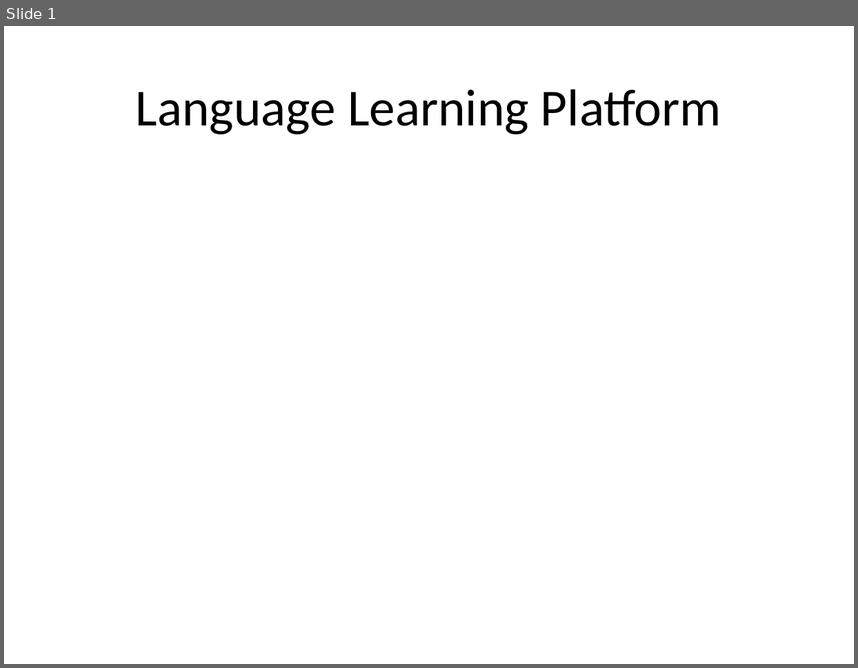
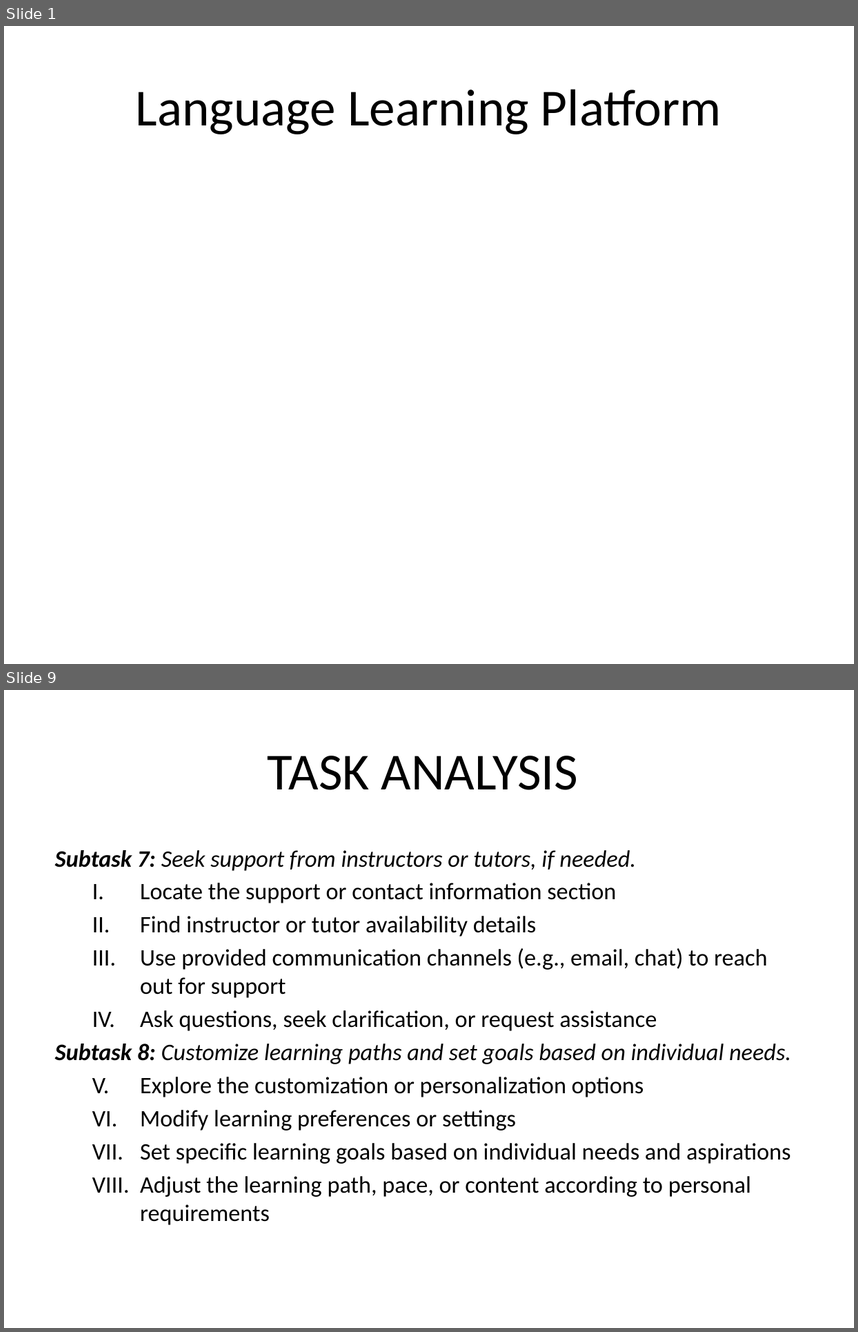
Before and after one commit to VictorMK22/PixelPioneers, a slide deck: Presentation1.pptx. Shown one above the other, each under a label of ours: slide 1 before the commit, slides 1 and 9 after it; the slides between them are not shown. The pictures are 858x668 and 858x1332 pixels, drawn with LibreOffice and Linux fonts; fonts in the diff are those of the drawing. Boxes give left, top, right and bottom in pixels: in the first picture for what was removed or moved away, otherwise in the second. Text is boxed around its words. In the diff, an @@ line names an element or a change of style, - is before the commit and + after.

```diff
--- a/Presentation1.pptx
+++ b/Presentation1.pptx
@@ slide 9 added at [4,690,854,1328], background #FFFFFF @@
@@ title added at [268,756,578,790], 44 pt, text #000000 @@
+TASK ANALYSIS
@@ text added at [55,850,791,1225], 20 pt, text #000000 @@
+Subtask 7: Seek support from instructors or tutors, if needed.
+  I. Locate the support or contact information section
+  II. Find instructor or tutor availability details
+  III. Use provided communication channels (e.g., email, chat) to reach out for support
+  IV. Ask questions, seek clarification, or request assistance
+Subtask 8: Customize learning paths and set goals based on individual needs.
+  I. Explore the customization or personalization options
+  II. Modify learning preferences or settings
+  III. Set specific learning goals based on individual needs and aspirations
+  IV. Adjust the learning path, pace, or content according to personal requirements
```
Also in this commit, not shown: 3 slides changed, 28 other slides added, 13 slides removed, 2 other files.
